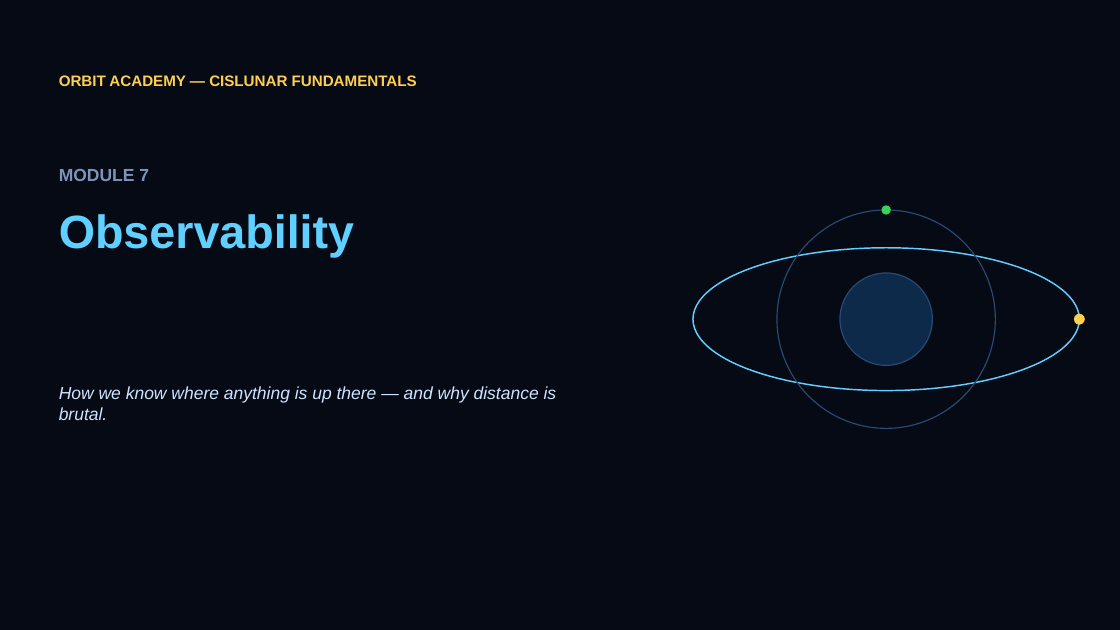
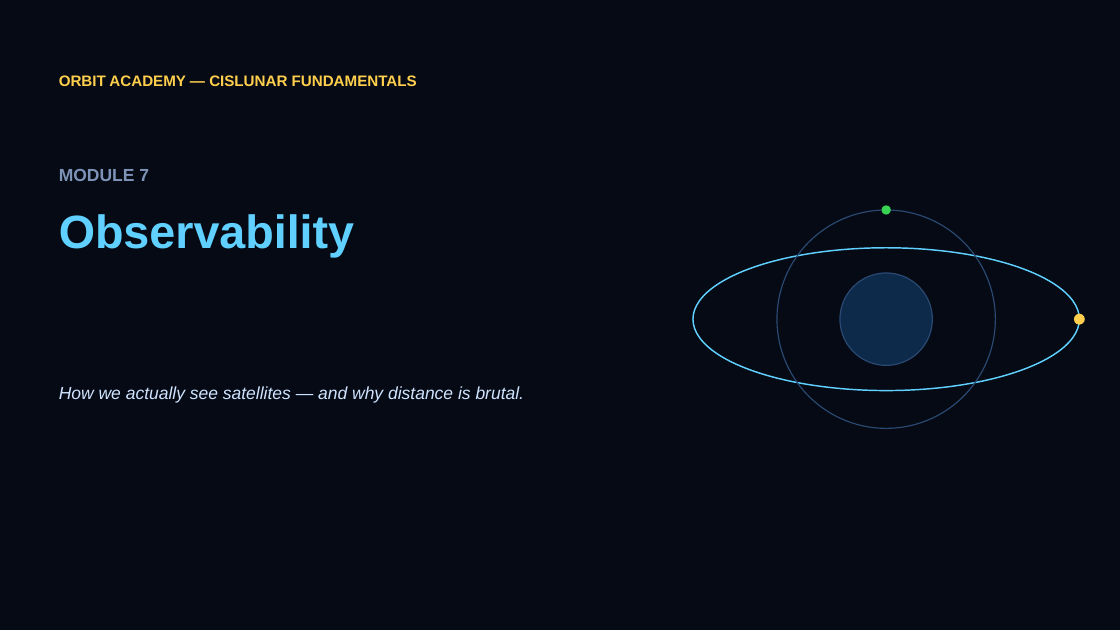
Before and after one commit to JASONSS26/orbit-academy, a slide deck: slide 1 of slides/module7.pptx. Drawn at 1120x630 pixels with LibreOffice and Linux fonts; fonts in the diff are those of the drawing. Boxes give left, top, right and bottom in pixels: in the first picture for what was removed or moved away, otherwise in the second. Text is boxed around its words. In the diff, an @@ line names an element or a change of style, - is before the commit and + after.

```diff
--- a/slides/module7.pptx
+++ b/slides/module7.pptx
@@ text at box(59, 386, 525, 403): text changed @@
-How we know where anything is up there — and why distance is brutal.
+How we actually see satellites — and why distance is brutal.
```
Also in this commit, not shown: 38 other files.
